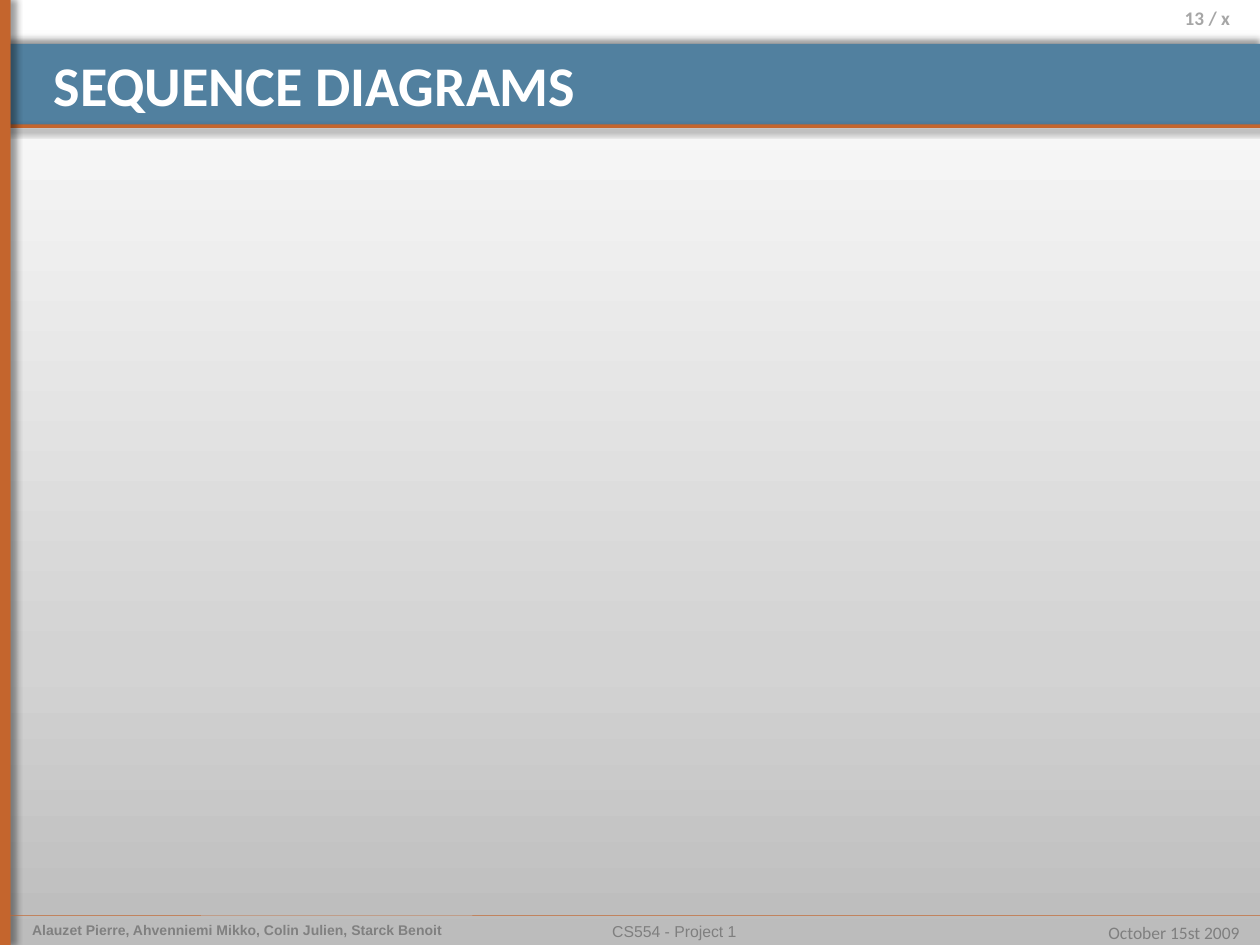
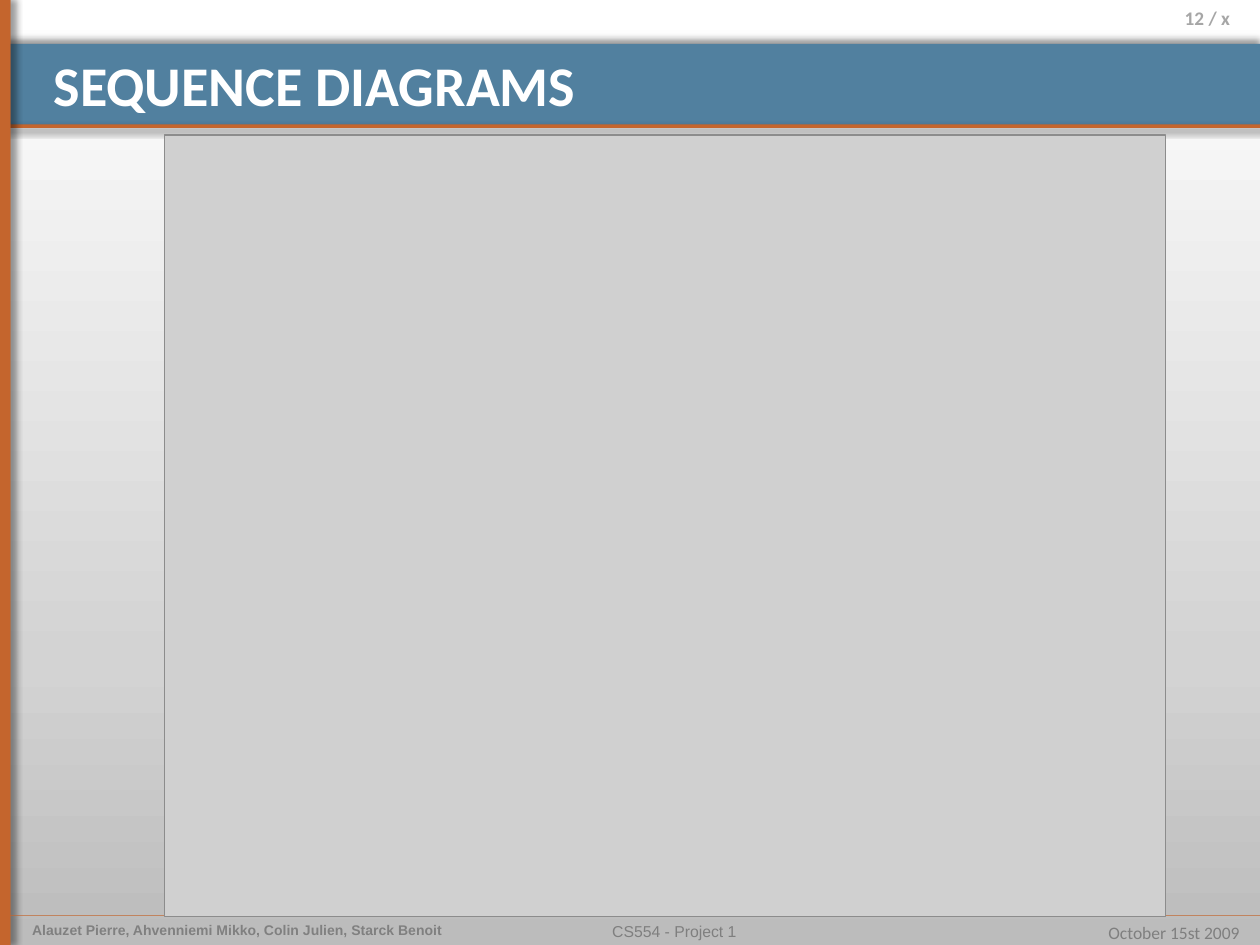
Before and after one commit to pierrealauzet/euroteam, a slide deck: slide 12 of Project 1/Part Final/CS554_EuroTeam_Project1.pptx (slide 13 before the commit). Drawn at 1260x945 pixels with LibreOffice and Linux fonts; fonts in the diff are those of the drawing; grey boxes stand for pictures. Boxes give left, top, right and bottom in pixels: in the first picture for what was removed or moved away, otherwise in the second. Text is boxed around its words. In the diff, an @@ line names an element or a change of style, - is before the commit and + after.

```diff
--- a/Project 1/Part Final/CS554_EuroTeam_Project1.pptx
+++ b/Project 1/Part Final/CS554_EuroTeam_Project1.pptx
@@ page number at box(1185, 12, 1230, 25): text changed @@
-13 / x
+12 / x
@@ picture added at box(165, 135, 1166, 916) @@
```
Also in this commit, not shown: 6 other slides changed, 3 slides added, 1 slide removed.
